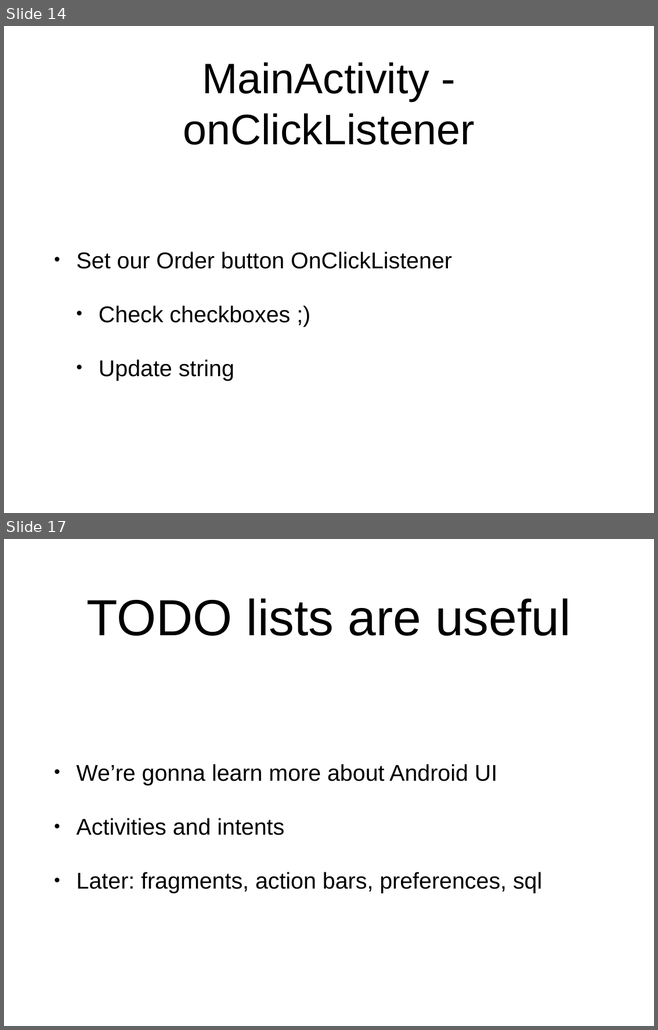
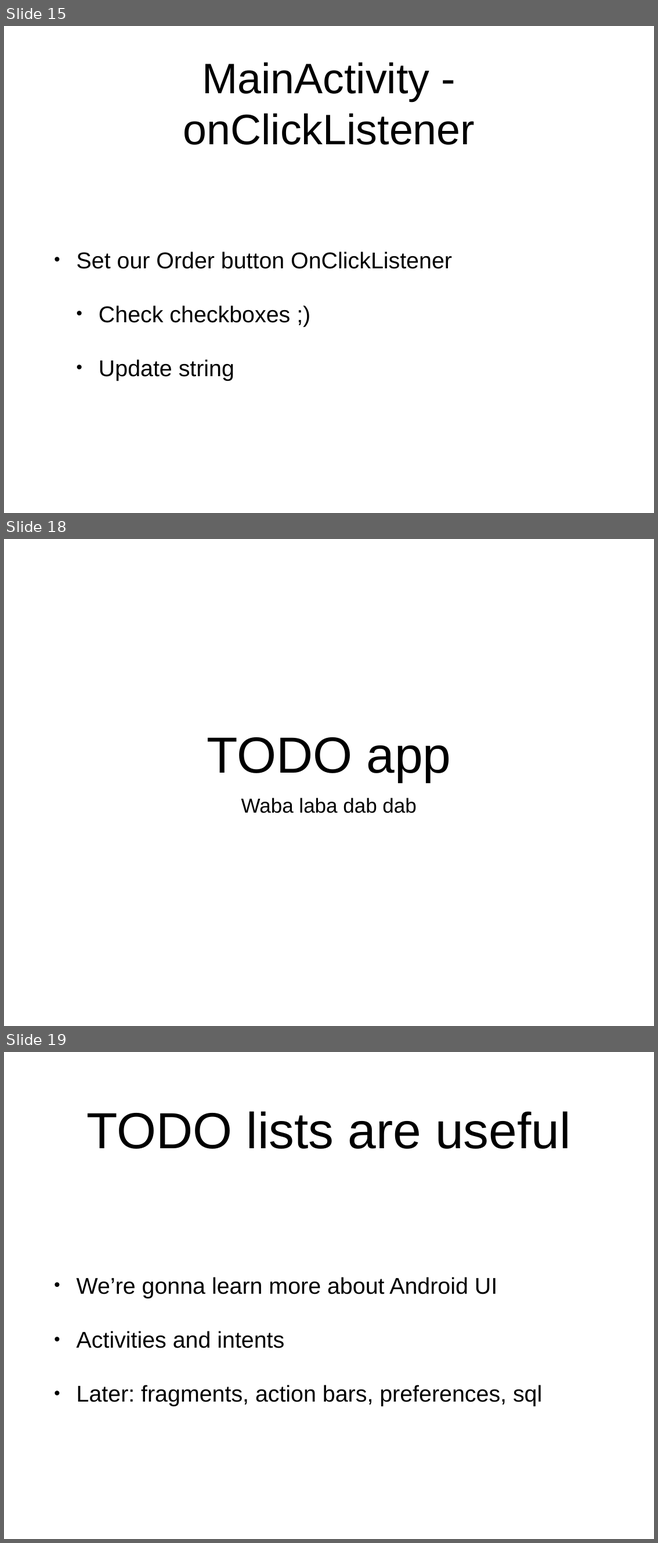
Before and after one commit to SerjSmor/AndroidSweatshop, a slide deck: Slides/Sweatshop 2/Workshop 2.pptx. Shown one above the other, each under a label of ours: slides 14 and 17 before the commit, slides 15, 18 and 19 after it; the slides between them are not shown. The pictures are 658x1030 and 658x1543 pixels, drawn with LibreOffice and Linux fonts; fonts in the diff are those of the drawing; background and template pictures are left out. Boxes give left, top, right and bottom in pixels: in the first picture for what was removed or moved away, otherwise in the second. Text is boxed around its words. In the diff, an @@ line names an element or a change of style, - is before the commit and + after.

```diff
--- a/Slides/Sweatshop 2/Workshop 2.pptx
+++ b/Slides/Sweatshop 2/Workshop 2.pptx
@@ slide 18 added at [4, 539, 654, 1026], background #FFFFFF @@
@@ title added at [206, 737, 451, 782], 80 pt, text #000000 @@
+TODO app
@@ subtitle added at [241, 798, 416, 813], 32 pt, text #000000 @@
+Waba laba dab dab
@@ what was slide 14 is now slide 15 @@
@@ what was slide 17 is now slide 19 @@
```
Also in this commit, not shown: 1 slide changed, 8 other slides added, 3 slides removed, 35 other files.
